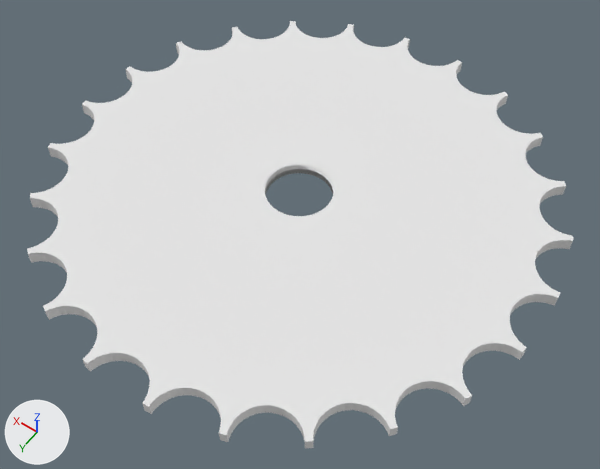
The Blender file Assets/Models/blend/Saw-blade.blend, before and after one commit.
The view is the same before and after, from a 50 mm camera at (-23.2, 32.3, 46.1) aimed at (-1.4, 1.9, -1.8). The lights are fixed; the arrows at lower left show +X, +Y and +Z.

Before the edit, the objects in view are built like this:
```python
me_cylinder_001 = bpy.data.meshes.new('Cylinder.001')
me_cylinder_001.from_pydata(...)  # 830 vertices, 417 faces; spans x -0.9..0.9, y -0.9..0.9, z -0.52..0.52
me_cylinder_001.materials.append(mat_tt_color_00_001)  # white #e7e7e7
me_cylinder_003 = bpy.data.meshes.new('Cylinder.003')
me_cylinder_003.from_pydata(...)  # a 32-sided cylinder along z spanning x -1.0..1.0, y -1.0..1.0, z -1.0..1.0
me_cylinder_003.polygons.foreach_set('use_smooth', [True] * 34)
me_cylinder_003.materials.append(mat_tt_color_00)  # red #ff0000
ob_cylinder = bpy.data.objects.new('Cylinder', me_cylinder_003)
ob_cylinder.location = (0.0, 0.0, 0.469)
ob_cylinder.scale = (2.5, 2.5, 7.55)
ob_cylinder.hide_set(True)
ob_zaag_blade = bpy.data.objects.new('Zaag blade', me_cylinder_001)
ob_zaag_blade.location = (0.0, 0.0, 0.0)
ob_zaag_blade.scale = (21.5, 21.5, 0.944)
_m = ob_zaag_blade.modifiers.new('Boolean', 'BOOLEAN')
_m.object = ob_cylinder
```
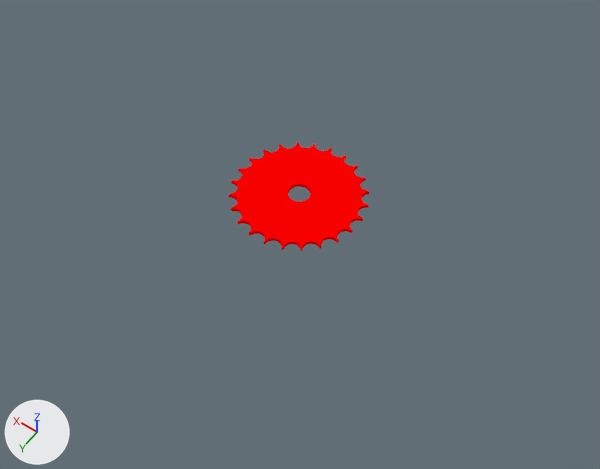
ob_cylinder is not drawn itself; it is used by a modifier of ob_zaag_blade.

Location of each change, (x1, y1, x2, y2) in pixels of the pictures (600 x 469 px):
```json
{"object": "Zaag blade", "change": "recoloured, rescaled", "before": [27, 21, 573, 448], "after": [229, 142, 369, 251], "on screen": "74% narrower, 74% shorter"}
```

Scene script edits in JSON lines:
```json
{"block": "me_cylinder_001", "where": "me_cylinder_001.from_pydata(...)  # 830 vertices, 417 faces; spans x -0.9..0.9, y -0.9..0.9, z -0.52..0.52"}
{"op": "remove", "block": "me_cylinder_001", "code": "me_cylinder_001.materials.append(mat_tt_color_00_001)  # white #e7e7e7"}
{"op": "add", "block": "me_cylinder_001", "code": "me_cylinder_001.materials.append(mat_tt_color_00)  # red #ff0000"}
{"op": "set", "path": "ob_cylinder.scale", "old": "(2.5, 2.5, 7.55)", "new": "(0.829, 0.829, 2.5)"}
{"op": "set", "path": "ob_zaag_blade.scale", "old": "(21.5, 21.5, 0.944)", "new": "(5.66, 5.66, 0.249)"}
```
